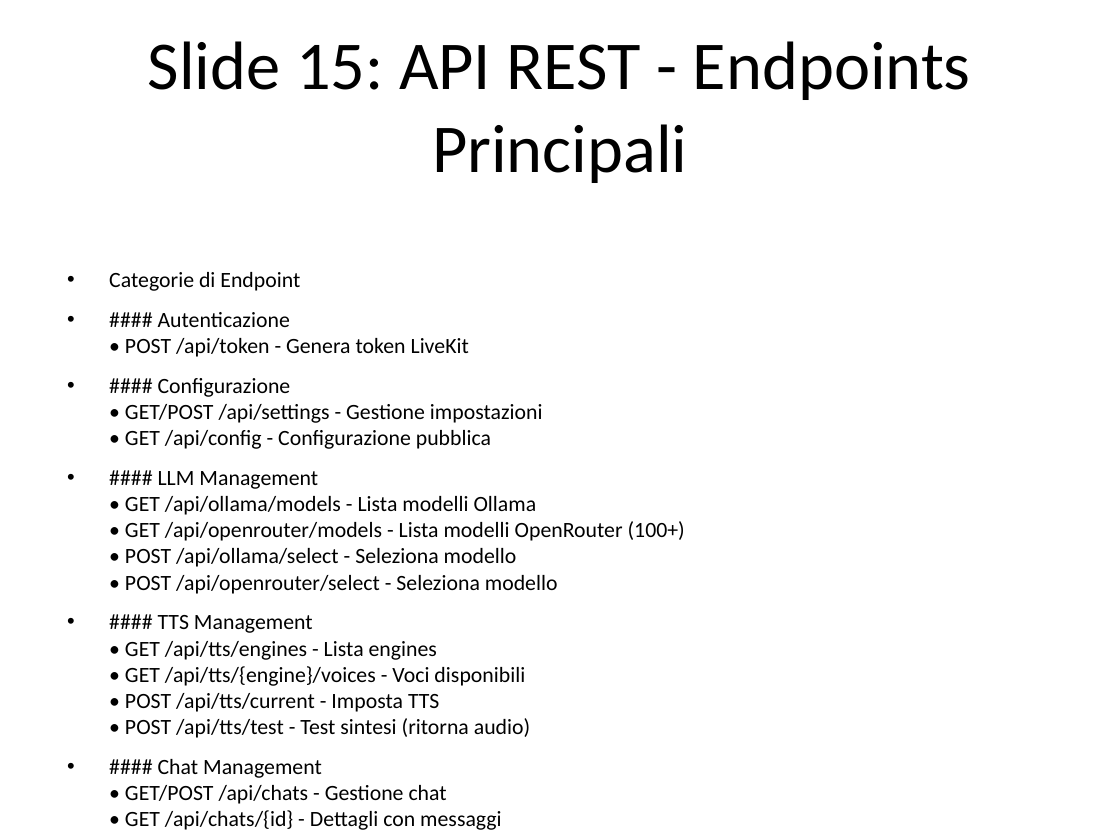
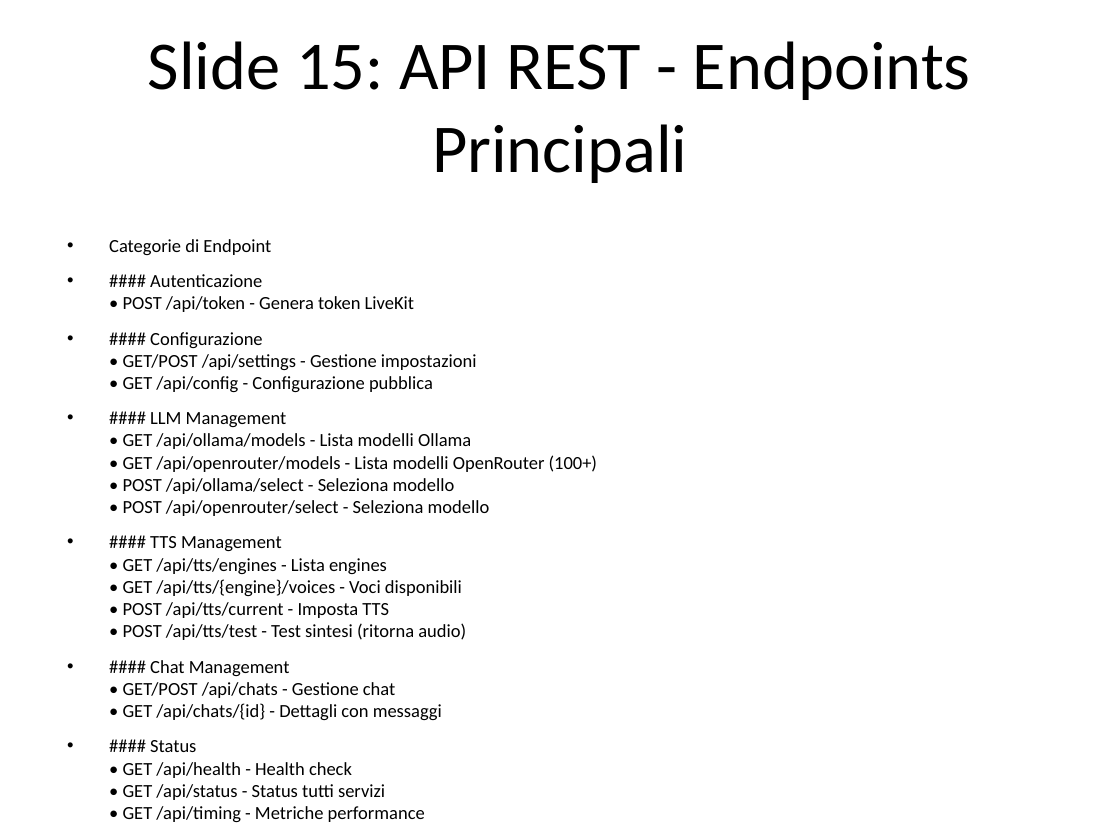
Before and after one commit to virtualrobotix/sophyai_voice_agent, a slide deck: slide 16 of PRESENTAZIONE_TECNICA.pptx. Drawn at 1120x840 pixels with LibreOffice and Linux fonts; fonts in the diff are those of the drawing. Boxes give left, top, right and bottom in pixels: in the first picture for what was removed or moved away, otherwise in the second. Text is boxed around its words. In the diff, an @@ line names an element or a change of style, - is before the commit and + after.

```diff
--- a/PRESENTAZIONE_TECNICA.pptx
+++ b/PRESENTAZIONE_TECNICA.pptx
@@ text "Categorie di Endpoint": place and size @@
-text "Categorie di Endpoint" at [109,272,685,830]
+text "Categorie di Endpoint" at [109,239,597,822]
@@ text "Categorie di Endpoint" at [109,239,597,822]: size 14 to 11.9 pt @@
```
Also in this commit, not shown: 1 other slide changed, 9 other files.
